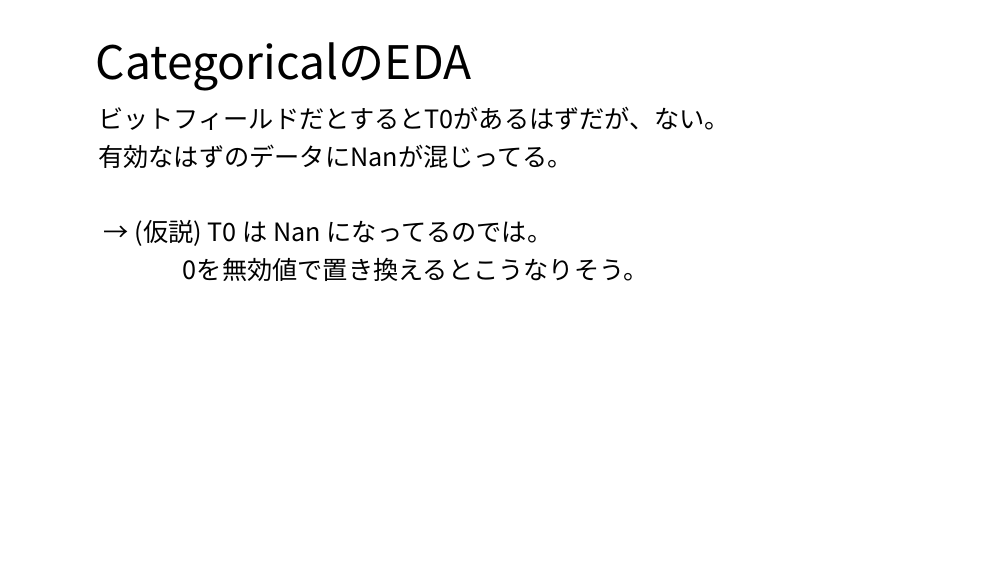
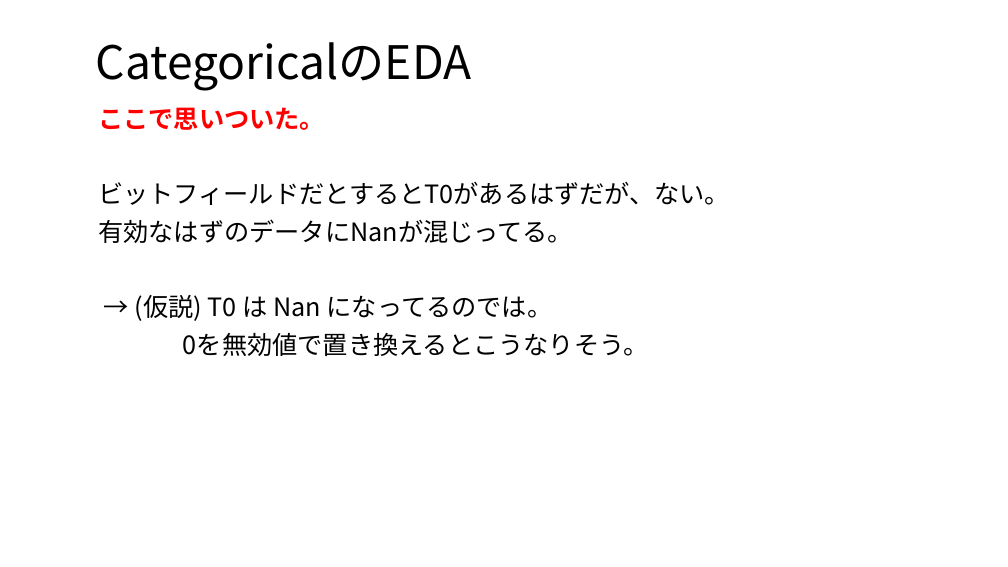
Before and after one commit to uetsu840/kaggle_bosch, a slide deck: slide 22 of 発表資料.pptx (slide 20 before the commit). Drawn at 1008x567 pixels with LibreOffice and Linux fonts; fonts in the diff are those of the drawing. Boxes give left, top, right and bottom in pixels: in the first picture for what was removed or moved away, otherwise in the second. Text is boxed around its words. In the diff, an @@ line names an element or a change of style, - is before the commit and + after.

```diff
--- a/発表資料.pptx
+++ b/発表資料.pptx
@@ text at box(98, 107, 325, 130): paragraph added @@
+ここで思いついた。
```
Also in this commit, not shown: 2 other slides changed, 4 slides added, 2 other files.
